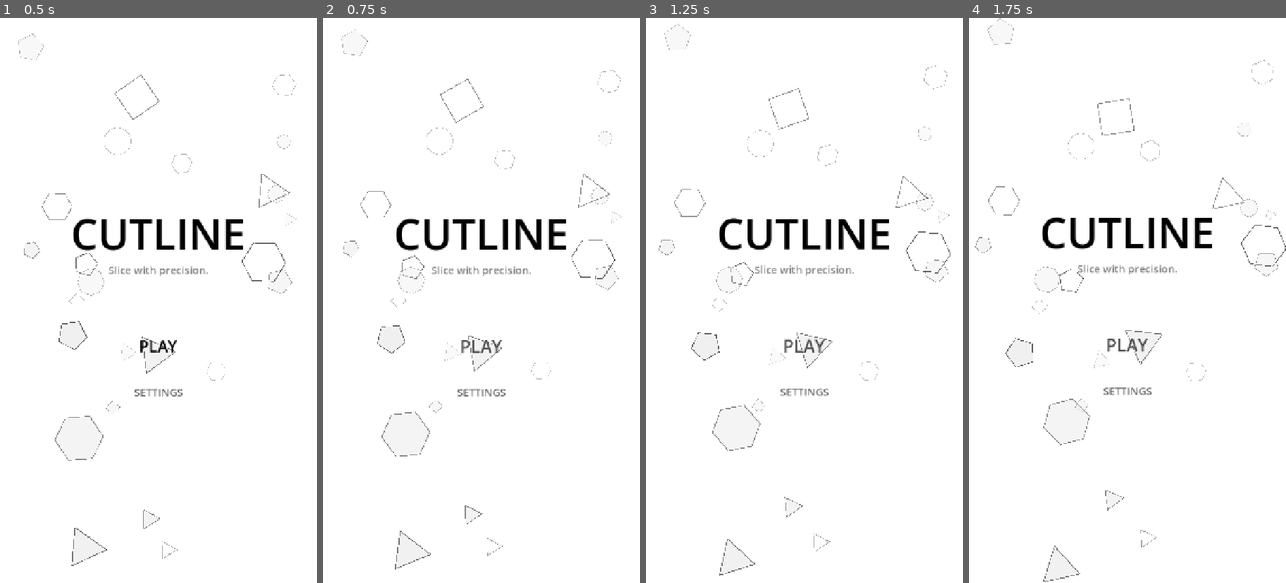
Above: before the commit, frames 1-4 (left to right).
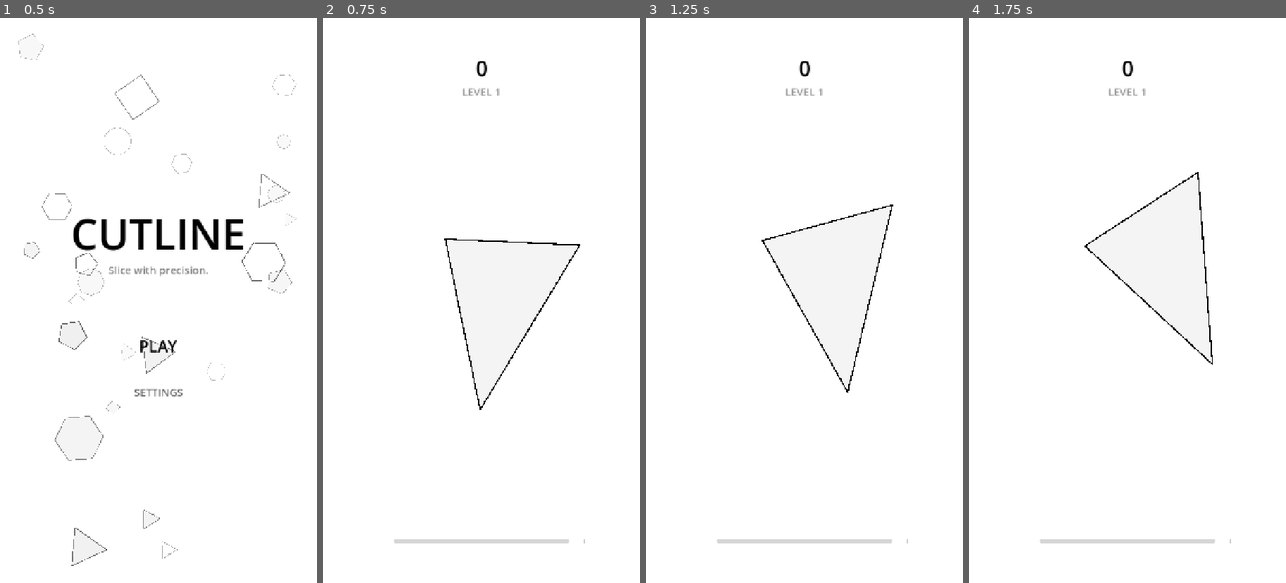
Above: after the commit, the same moments.

Repository: christian759/cutline
Game: Godot game, scene res://scenes/home_screen.tscn
Two runs of this game, one before a commit and one after it. Both use one fixed random seed, a clock stepped at 60 frames per second and the inputs below.
Inputs (mouse positions are in pixels of both pictures, inside the frame that each line leads up to):
- Up to frame 1 (0.5 s): no input
- Up to frame 2 (0.75 s): click "PLAY" at 0.5 s
- Up to frame 3 (1.25 s): no input
- Up to frame 4 (1.75 s): click (1127, 345) at 1.25 s, where only the run before the commit has a clickable "PLAY"

Frame 1 is identical in both runs. In frame 2, 3.2% of the frame differs, in the area x 5-95%, y 2-98%; in frame 3, 3.2%; in frame 4, 3.3%, in the area x 1-100%, y 0-100%.

Commit message:
feat: implement core game mechanics including dynamic shape cutting, level progression, and UI.

Diff:
--- /dev/null
+++ b/scenes/game.tscn
@@ -0,0 +1,92 @@
+[gd_scene load_steps=5 format=3 uid="uid://dm87n5k6m4l3p"]
+
+[ext_resource type="Script" path="res://scripts/game.gd" id="1_script"]
+[ext_resource type="PackedScene" uid="uid://be87n5k6m4l3p" path="res://scenes/game_shape.tscn" id="2_shape_scene"]
+
+[sub_resource type="LabelSettings" id="LabelSettings_score"]
+font_size = 48
+font_color = Color(0, 0, 0, 1)
+
+[sub_resource type="LabelSettings" id="LabelSettings_level"]
+font_size = 24
+font_color = Color(0, 0, 0, 0.4)
+
+[node name="Game" type="Node2D"]
+script = ExtResource("1_script")
+shape_scene = ExtResource("2_shape_scene")
+
+[node name="Background" type="ColorRect" parent="."]
+offset_right = 720.0
+offset_bottom = 1280.0
+
+[node name="ShapeContainer" type="Node2D" parent="."]
+
+[node name="CanvasLayer" type="CanvasLayer" parent="."]
+
+[node name="CutLineVisual" type="Line2D" parent="CanvasLayer"]
+visible = false
+width = 2.0
+default_color = Color(0, 0, 0, 0.3)
+begin_cap_mode = 2
+end_cap_mode = 2
+
+[node name="HUD" type="Control" parent="CanvasLayer"]
+layout_mode = 3
+anchors_preset = 15
+anchor_right = 1.0
+anchor_bottom = 1.0
+grow_horizontal = 2
+grow_vertical = 2
+mouse_filter = 2
+
+[node name="ScoreLabel" type="Label" parent="CanvasLayer/HUD"]
+layout_mode = 1
+anchors_preset = 5
+anchor_left = 0.5
+anchor_right = 0.5
+offset_top = 80.0
+offset_bottom = 147.0
+grow_horizontal = 2
+text = "0"
+label_settings = SubResource("LabelSettings_score")
+horizontal_alignment = 1
+
+[node name="LevelLabel" type="Label" parent="CanvasLayer/HUD"]
+layout_mode = 1
+anchors_preset = 5
+anchor_left = 0.5
+anchor_right = 0.5
+offset_top = 150.0
+offset_bottom = 184.0
+grow_horizontal = 2
+text = "LEVEL 1"
+label_settings = SubResource("LabelSettings_level")
+horizontal_alignment = 1
+
+[node name="ProgressBar" type="ProgressBar" parent="CanvasLayer/HUD"]
+custom_minimum_size = Vector2(400, 10)
+layout_mode = 1
+anchors_preset = 7
+anchor_left = 0.5
+anchor_top = 1.0
+anchor_right = 0.5
+anchor_bottom = 1.0
+offset_left = -200.0
+offset_top = -100.0
+offset_right = 200.0
+offset_bottom = -90.0
+grow_horizontal = 2
+grow_vertical = 0
+theme_override_styles/background = null
+theme_override_styles/fill = null
+value = 100.0
+show_percentage = false
+
+[node name="TargetMarker" type="ColorRect" parent="CanvasLayer/HUD/ProgressBar"]
+layout_mode = 1
+anchors_preset = 9
+anchor_bottom = 1.0
+offset_left = 240.0
+offset_right = 244.0
+grow_vertical = 2
+color = Color(0, 0, 0, 0.2)
--- a/scripts/game.gd
+++ b/scripts/game.gd
@@ -1,9 +1,12 @@
 extends Node2D
+
+const GeometryUtils = preload("res://scripts/geometry_utils.gd")
 
 @export var shape_scene: PackedScene
 @onready var shape_container = $ShapeContainer
 @onready var cut_line_visual = $CanvasLayer/CutLineVisual
 @onready var progress_bar = $CanvasLayer/HUD/ProgressBar
+@onready var target_marker = $CanvasLayer/HUD/ProgressBar/TargetMarker
 @onready var score_label = $CanvasLayer/HUD/ScoreLabel
 @onready var level_label = $CanvasLayer/HUD/LevelLabel
 
@@ -12,7 +15,8 @@
 var drag_start := Vector2.ZERO
 
 var initial_area := 0.0
-var target_area_ratio := 0.6 # Reduce to 60%
+var target_ratio := 0.5 # Success threshold
+var fail_ratio := 0.45 # Too small threshold
 var current_level := 1
 var current_score := 0
 var game_over := false
@@ -25,34 +29,42 @@
 	for child in shape_container.get_children():
 		child.queue_free()
 
+	game_over = false
+
 	# Create new shape
 	current_shape = shape_scene.instantiate()
 	shape_container.add_child(current_shape)
 
-	# Level scaling
-	var sides = clamp(3 + (current_level / 2), 3, 12)
-	var radius = 200.0
+	# Level scaling (Brutal)
+	var sides = clamp(3 + int(current_level / 2.0), 3, 10)
+	var radius = 220.0 - (current_level * 5.0)
+	radius = max(radius, 120.0)
+
 	var poly = generate_random_polygon(sides, radius)
 
-	var speed = 50.0 + (current_level * 10.0)
+	var speed = 60.0 + (current_level * 15.0)
 	var vel = Vector2(randf_range(-1, 1), randf_range(-1, 1)).normalized() * speed
-	var rot = randf_range(-0.5, 0.5) * (1.0 + current_level * 0.1)
+	var rot = randf_range(-0.6, 0.6) * (1.0 + current_level * 0.15)
 
 	current_shape.position = get_viewport_rect().size / 2.0
 	current_shape.setup(poly, vel, rot)
 
 	initial_area = current_shape.get_area()
-	target_area_ratio = clamp(0.6 - (current_level * 0.03), 0.2, 0.6)
+
+	# Tighten tolerance as level increases
+	target_ratio = 0.5 - (current_level * 0.02)
+	target_ratio = max(target_ratio, 0.15)
+	fail_ratio = target_ratio * 0.85 # 15% margin for error
 
 	update_hud()
 	level_label.text = "LEVEL " + str(current_level)
 
 func generate_random_polygon(sides: int, radius: float) -> PackedVector2Array:
 	var points = PackedVector2Array()
+	var angle_step = 360.0 / sides
 	for i in range(sides):
-		var angle = deg_to_rad(i * 360.0 / sides)
-		# Add some randomness to radii
-		var r = radius * randf_range(0.8, 1.2)
+		var angle = deg_to_rad(i * angle_step + randf_range(-angle_step * 0.2, angle_step * 0.2))
+		var r = radius * randf_range(0.7, 1.3)
 		points.append(Vector2(cos(angle), sin(angle)) * r)
 	return points
 
@@ -76,15 +88,13 @@
 		cut_line_visual.points = PackedVector2Array([drag_start, event.position])
 
 func perform_cut(start: Vector2, end: Vector2):
-	if start.distance_to(end) < 20: return
+	if start.distance_to(end) < 40: return
 
 	if current_shape and current_shape.apply_slice(start, end):
+		spawn_cut_fx(start, end)
 		check_progress()
-		# Visual feedback (flash line)
-		spawn_cut_fx(start, end)
 	else:
-		# Near miss shake
-		shake_screen()
+		shake_screen(5.0) # Feedback for missing the shape
 
 func check_progress():
 	var current_area = current_shape.get_area()
@@ -92,58 +102,71 @@
 
 	update_hud()
 
-	if current_ratio <= target_area_ratio:
-		# Success!
-		if current_ratio < target_area_ratio - 0.1:
-			# Too small - FAIL logic
-			fail_game("TOO SMALL!")
-		else:
-			# SUCCESS logic
-			complete_level()
-	elif current_ratio < 0.1: # Catch-all sanity fail
-		fail_game("TOO SMALL!")
+	if current_ratio < fail_ratio:
+		fail_game("OVERSHOT!")
+	elif current_ratio <= target_ratio:
+		complete_level()
 
 func update_hud():
-	var current_ratio = current_shape.get_area() / initial_area
-	# Progress bar: 1.0 is full size, Target is some value in between
-	# We want to reach Target. If < Target, we win.
-	progress_bar.value = current_ratio * 100.0
-	# Mark target on bar? (Using a simple shader or child node would be better)
+	var current_area = current_shape.get_area()
+	var current_ratio = current_area / initial_area
+
+	# Current Progress
+	var tween = create_tween()
+	tween.tween_property(progress_bar, "value", current_ratio * 100.0, 0.2).set_trans(Tween.TRANS_CUBIC)
+
+	# Target Marker position on bar
+	target_marker.anchor_left = target_ratio
+	target_marker.anchor_right = target_ratio
 
 func complete_level():
+	game_over = true
 	current_score += current_level * 100
 	score_label.text = str(current_score)
+
+	# Success flash
+	var flash = ColorRect.new()
+	flash.set_anchors_and_offsets_preset(Control.PRESET_FULL_RECT)
+	flash.color = Color(1, 1, 1, 0.4)
+	get_tree().root.add_child(flash)
+
+	var tween = create_tween()
+	tween.tween_property(flash, "modulate:a", 0.0, 0.2)
+	tween.finished.connect(flash.queue_free)
+
 	current_level += 1
-
-	# Transition effect
-	var tween = create_tween()
-	tween.tween_property(current_shape, "scale", Vector2.ZERO, 0.4).set_trans(Tween.TRANS_BACK).set_ease(Tween.EASE_IN)
-	tween.finished.connect(start_level)
+	await get_tree().create_timer(0.5).timeout
+	start_level()
 
 func fail_game(reason: String):
 	game_over = true
-	print("Game Over: " + reason)
+	level_label.text = reason
+	level_label.modulate = Color.RED
+
+	shake_screen(15.0)
+
 	# Collapse effect
 	var tween = create_tween()
-	tween.tween_property(current_shape, "modulate:a", 0.0, 0.5)
-	tween.parallel().tween_property(current_shape, "scale", Vector2(0.1, 0.1), 0.5)
+	tween.tween_property(current_shape, "scale", Vector2.ZERO, 0.4).set_trans(Tween.TRANS_BACK).set_ease(Tween.EASE_IN)
+	tween.parallel().tween_property(current_shape, "modulate", Color.RED, 0.4)
 
-	await get_tree().create_timer(1.0).timeout
+	await get_tree().create_timer(1.5).timeout
 	get_tree().change_scene_to_file("res://scenes/home_screen.tscn")
 
-func shake_screen():
+func shake_screen(intensity: float):
 	var tween = create_tween()
-	for i in 4:
-		var offset = Vector2(randf_range(-5, 5), randf_range(-5, 5))
-		tween.tween_property(self, "position", offset, 0.05)
-	tween.tween_property(self, "position", Vector2.ZERO, 0.05)
+	for i in 6:
+		var offset = Vector2(randf_range(-intensity, intensity), randf_range(-intensity, intensity))
+		tween.tween_property(self, "position", offset, 0.04)
+	tween.tween_property(self, "position", Vector2.ZERO, 0.04)
 
 func spawn_cut_fx(start: Vector2, end: Vector2):
 	var line = Line2D.new()
 	add_child(line)
 	line.points = PackedVector2Array([start, end])
-	line.width = 4.0
-	line.default_color = Color.WHITE
+	line.width = 6.0
+	line.default_color = Color.BLACK
 	var tween = create_tween()
-	tween.tween_property(line, "modulate:a", 0.0, 0.3)
+	tween.tween_property(line, "width", 0.0, 0.4).set_trans(Tween.TRANS_EXPO)
+	tween.parallel().tween_property(line, "modulate:a", 0.0, 0.4)
 	tween.finished.connect(line.queue_free)
--- a/scripts/game_shape.gd
+++ b/scripts/game_shape.gd
@@ -1,4 +1,6 @@
 extends Node2D
+
+const GeometryUtils = preload("res://scripts/geometry_utils.gd")
 
 var velocity := Vector2.ZERO
 var rotation_speed := 0.0
--- a/scripts/geometry_utils.gd
+++ b/scripts/geometry_utils.gd
@@ -42,4 +42,14 @@
 	return result
 
 static func get_total_area(polygon: PackedVector2Array) -> float:
-	return abs(Geometry2D.get_polygon_area(polygon))
+	var area = 0.0
+	var n = polygon.size()
+	if n < 3:
+		return 0.0
+
+	for i in range(n):
+		var p1 = polygon[i]
+		var p2 = polygon[(i + 1) % n]
+		area += p1.x * p2.y - p2.x * p1.y
+
+	return abs(area) * 0.5
--- a/scripts/home_screen.gd
+++ b/scripts/home_screen.gd
@@ -56,9 +56,9 @@
 	tween.tween_property(Engine, "time_scale", target_time_scale, 2.0).set_trans(Tween.TRANS_SINE)
 
 func _on_play_pressed():
-	# Transition to game (placeholder)
+	# Transition to game
 	print("Play pressed!")
-	# get_tree().change_scene_to_file("res://scenes/game.tscn")
+	get_tree().change_scene_to_file("res://scenes/game.tscn")
 
 func _on_settings_pressed():
 	get_tree().change_scene_to_file("res://scenes/settings_screen.tscn")
